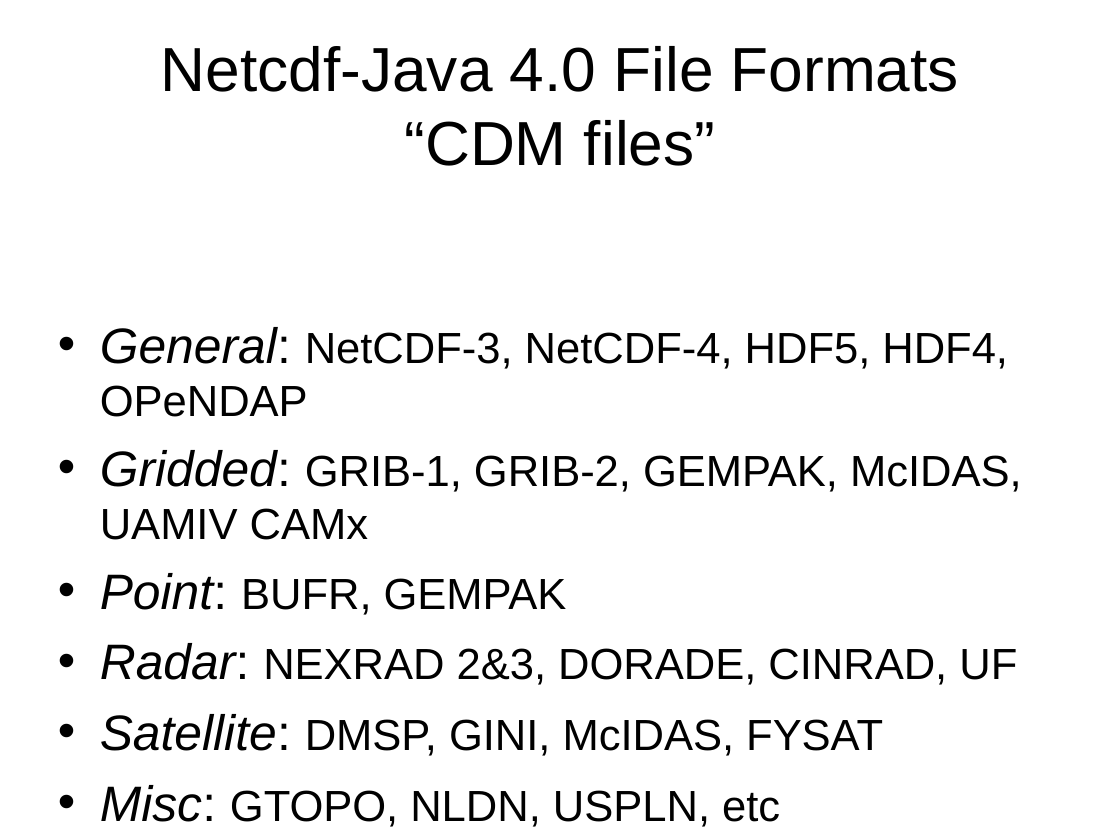
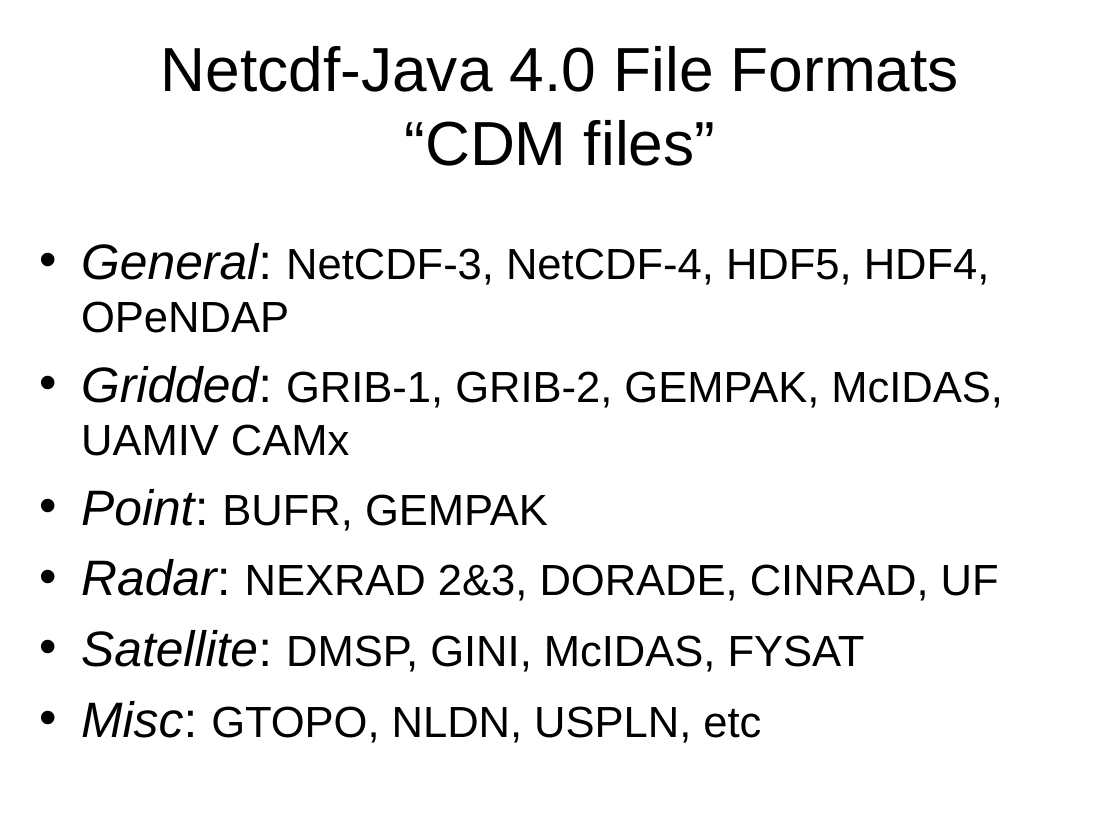
Before and after one commit to ooici-eoi/THREDDS, a slide deck: slide 19 of docs/web/thredds/tech/tutorial/TDSOverview.ppt (slide 20 before the commit). Drawn at 1120x840 pixels with LibreOffice and Linux fonts; fonts in the diff are those of the drawing; background and template pictures are left out. Boxes give left, top, right and bottom in pixels: in the first picture for what was removed or moved away, otherwise in the second. Text is boxed around its words. In the diff, an @@ line names an element or a change of style, - is before the commit and + after.

```diff
--- a/docs/web/thredds/tech/tutorial/TDSOverview.ppt
+++ b/docs/web/thredds/tech/tutorial/TDSOverview.ppt
@@ text "General: NetCDF-3, NetCDF-4, HDF5, HDF4, ...": place and size @@
-text "General: NetCDF-3, NetCDF-4, HDF5, HDF4, ..." at <box>100,327,1022,827</box>
+text "General: NetCDF-3, NetCDF-4, HDF5, HDF4, ..." at <box>81,243,1003,743</box>
```
Also in this commit, not shown: 1 other slide changed, 4 other files.
